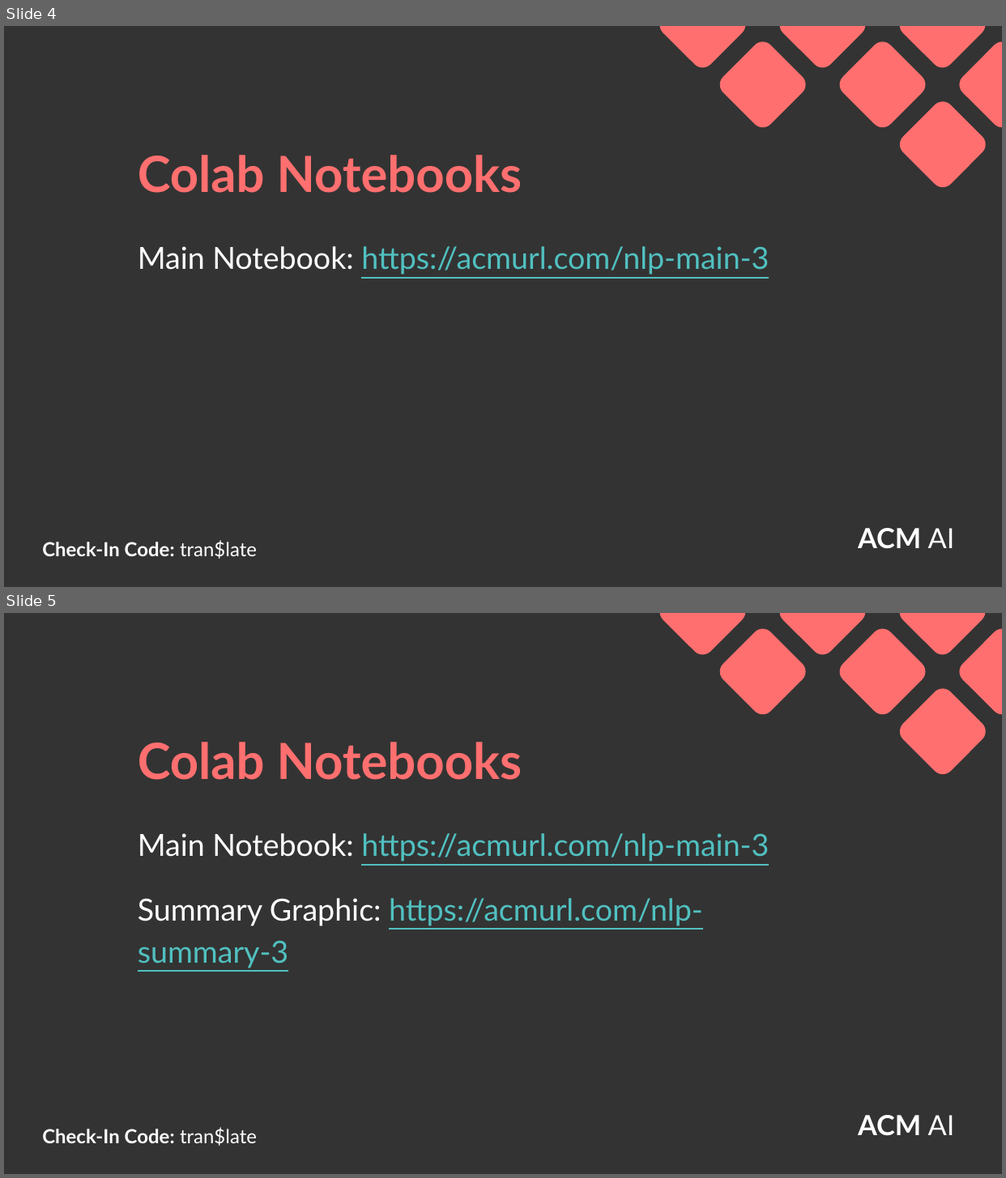
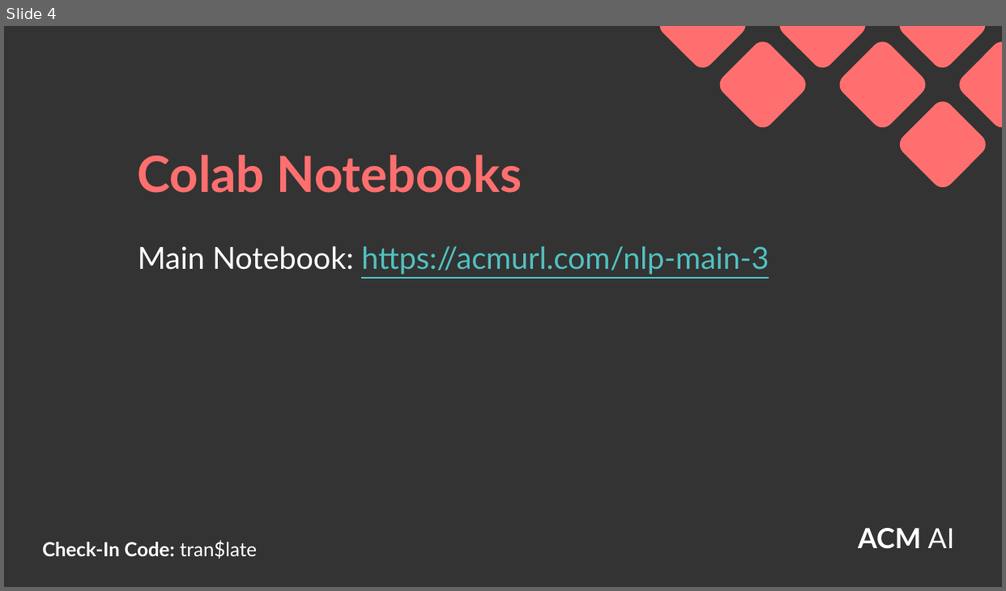
Before and after one commit to acmucsd/acm-ai-workshops, a slide deck: SP22/nlp-series/workshop-3/presentation-resources/NLP_Workshop_3_-_Seq2Seq_for_Machine_Translation.pptx. Shown one above the other, each under a label of ours: slides 4 and 5 before the commit, slide 4 after it. The pictures are 1006x1178 and 1006x591 pixels, drawn with LibreOffice and Linux fonts; fonts in the diff are those of the drawing; background and template pictures are left out. Boxes give left, top, right and bottom in pixels: in the first picture for what was removed or moved away, otherwise in the second. Text is boxed around its words. In the diff, an @@ line names an element or a change of style, - is before the commit and + after.

```diff
--- a/SP22/nlp-series/workshop-3/presentation-resources/NLP_Workshop_3_-_Seq2Seq_for_Machine_Translation.pptx
+++ b/SP22/nlp-series/workshop-3/presentation-resources/NLP_Workshop_3_-_Seq2Seq_for_Machine_Translation.pptx
@@ slide 5 removed at [4,613,1002,1174], background #333333; not listed: 9 template elements that a slide beside it also shows @@
@@ title removed at [138,742,522,780] @@
-Colab Notebooks
@@ text removed at [138,833,769,969] @@
-Main Notebook: https://acmurl.com/nlp-main-3
-Summary Graphic: https://acmurl.com/nlp-summary-3
```
Also in this commit, not shown: 3 slides added, 3 other files.
